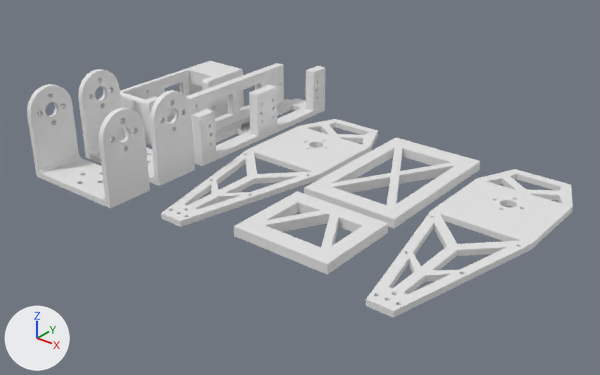
A saved change to the Blender file robot6Feet/docs/3D/blender/foot_parts.blend.
One viewpoint serves both versions: a 50 mm camera at (150.7, -250.9, 126.9) aimed at (-11.6, -48.1, 1.1). Arrows for +X, +Y and +Z are at lower left; the lights stay in place.

In view in the first picture: 'Cylinder.001', 'Cylinder.004', 'Foot Support Short X 8.001', 'Footside X 8.001', 'Trochanter x 8.001', 'Trochanter x 8.002'.
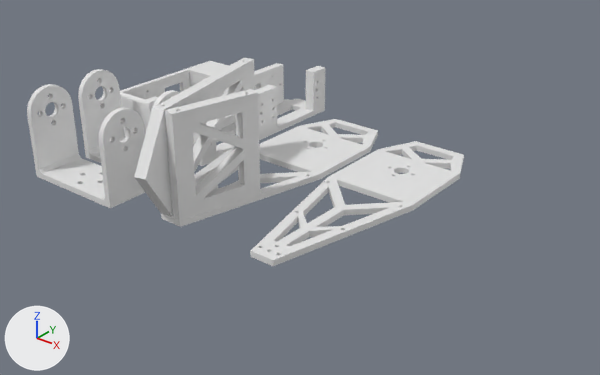
Patch to the scene script:
```diff
--- a/robot6Feet/docs/3D/blender/foot_parts.blend.py
+++ b/robot6Feet/docs/3D/blender/foot_parts.blend.py
@@ me_footside_x_8_002 @@
 me_footside_x_8_002.from_pydata(...)  # 1412 vertices, 2984 faces; spans x -114.0..51.0, y 2.0..149.0, z 0.0..3.0
 # used by ob_footside_x_8_001; location = (32.6, -93.5, -0.4); scale = (0.7, 0.7, 0.7)
+# me_footside_x_8_002 part 1: the loose piece of 706 vertices spanning x 1.0..51.0, y 2.0..149.0, z 0.0..3.0 is deleted
@@ me_foot_support_short_x_8_001 @@
 # used by ob_foot_support_short_x_8_001; location = (-7.6, -86.1, -0.2); scale = (0.7, 0.7, 0.7)
-me_foot_support_short_x_8_001.from_pydata(...)  # 518 vertices, 1080 faces; spans x 0.0..52.0, y 0.0..132.3, z 0.0..5.0
+me_foot_support_short_x_8_001.from_pydata(...)  # 409 vertices, 623 faces; spans x 0.0..52.0, y 0.0..45.1, z -1.0..5.0
+# me_foot_support_short_x_8_001 part 2: the loose piece of 224 vertices spanning x 0.0..52.0, y 50.2..132.3, z 0.0..5.0 is deleted
+# me_foot_support_short_x_8_001 part 3: 270 vertices removed from x 0.0..52.0, y 0.0..45.1, z 0.0..3.0; 385 vertices added at x 0.0..52.0, y 0.0..45.1, z -1.0..3.5
@@ me_foot_support_short_x_8_000 @@
+me_foot_support_short_x_8_000.from_pydata(...)  # 394 vertices, 673 faces; spans x 0.0..52.0, y 32.8..132.3, z -1.0..5.0
@@ me_footside_x_8_000 @@
+me_footside_x_8_000.from_pydata(...)  # 706 vertices, 1492 faces; spans x 1.2..51.2, y 1.7..149.3, z 0.3..3.3
@@ ob_foot_support_short_x_8_001 @@
 ob_foot_support_short_x_8_001 = bpy.data.objects.new('Foot Support Short X 8.001', me_foot_support_short_x_8_001)
-ob_foot_support_short_x_8_001.location = (-7.6, -86.1, -0.2)
+ob_foot_support_short_x_8_001.location = (-28.5, -91.7, 38.2)
+ob_foot_support_short_x_8_001.rotation_euler = (0.231, 1.571, 0.0)  # degrees (13, 90, 0)
 ob_foot_support_short_x_8_001.scale = (0.7, 0.7, 0.7)
@@ ob_foot_support_short_x_8_000 @@
+ob_foot_support_short_x_8_000 = bpy.data.objects.new('Foot Support Short X 8.000', me_foot_support_short_x_8_000)
+ob_foot_support_short_x_8_000.location = (-22.7, -125.5, 1.6)
+ob_foot_support_short_x_8_000.rotation_euler = (0.229, -1.571, 0.0)  # degrees (13, -90, 0)
+ob_foot_support_short_x_8_000.scale = (0.7, 0.7, 0.7)
@@ ob_footside_x_8_000 @@
+ob_footside_x_8_000 = bpy.data.objects.new('Footside X 8.000', me_footside_x_8_000)
+ob_footside_x_8_000.location = (-9.0, -93.5, -0.4)
+ob_footside_x_8_000.scale = (0.7, 0.7, 0.7)
```

Boxes (x1, y1, x2, y2) around the edits, measured in the pictures (600 x 375 px; the box of a moved part takes in the faces that stretch with it):
'Foot Support Short X 8.001', reshaped, moved, turned
    before: (234, 137, 480, 274)
    after: (165, 89, 260, 222)
'Footside X 8.001', reshaped (47% narrower, 45% shorter)
    before: (161, 119, 573, 318)
    after: (161, 119, 378, 227)
'Footside X 8.000', added
    after: (250, 141, 464, 266)
'Foot Support Short X 8.000', added
    after: (134, 58, 255, 215)
part 1 of me_footside_x_8_002, deleted
    before: (366, 169, 573, 318)
part 2 of me_foot_support_short_x_8_001, deleted
    before: (304, 137, 480, 229)
part 3 of me_foot_support_short_x_8_001, moved or reshaped
    before: (234, 224, 388, 274)
    after: (165, 89, 258, 222)
